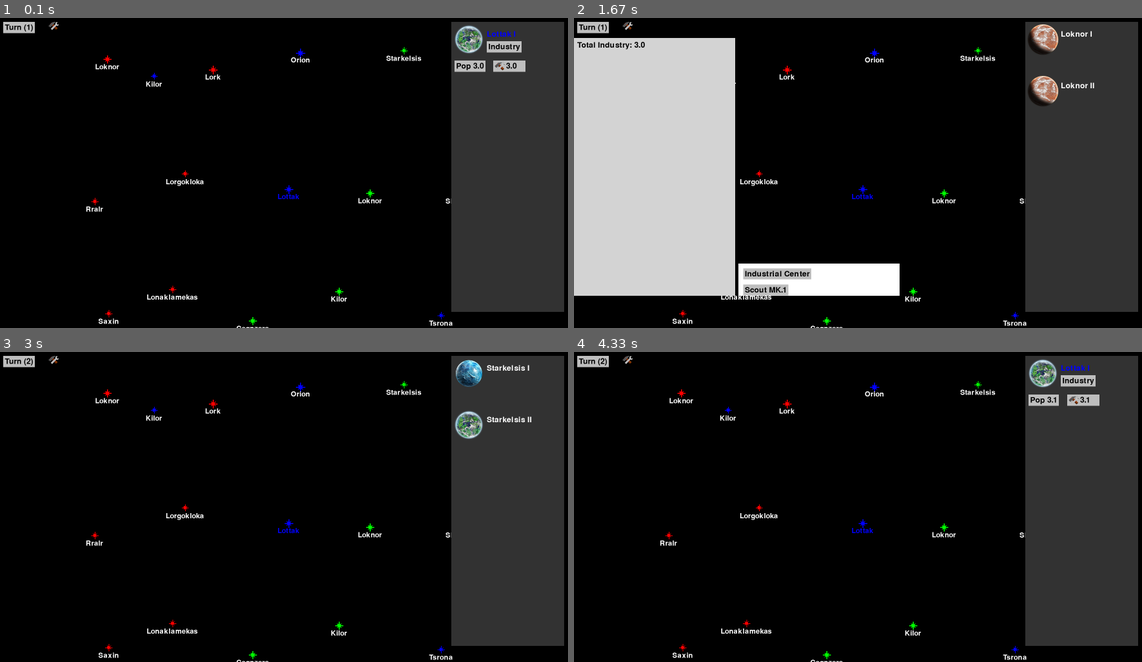
Above: before the commit, frames 1-4 (two rows, left to right).
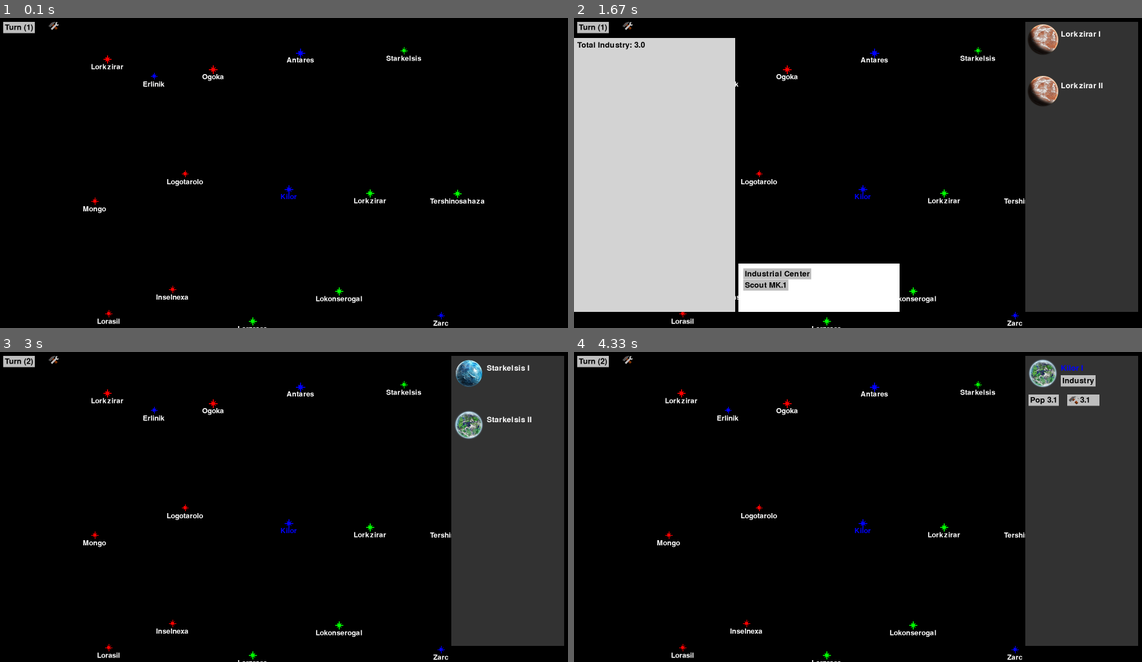
Above: after the commit, the same moments.

Repository: samwheel/KingOfTheGalaxy
Game: pygame game, started from main.py
Same seed, same stepped clock (60 frames per second), same inputs: the game is played once before the commit and once after it.
Inputs (mouse positions are in pixels of both pictures, inside the frame that each line leads up to):
- Up to frame 1 (0.1 s): no input
- Up to frame 2 (1.67 s): press the mouse at (869, 188) at 0.37 s; move the mouse to (795, 179) at 0.47 s; release the mouse at (727, 169) at 0.6 s; click (920, 238) at 0.72 s; click (931, 194) at 1.05 s; press the mouse at (625, 24) at 1.37 s; move the mouse to (698, 157) at 1.47 s; release the mouse at (767, 287) at 1.6 s
- Up to frame 3 (3 s): press the mouse at (51, 358) at 1.7 s; move the mouse to (79, 463) at 1.8 s; release the mouse at (102, 565) at 1.93 s; press the mouse at (187, 513) at 2.03 s; move the mouse to (147, 485) at 2.13 s; release the mouse at (107, 460) at 2.27 s; press the mouse at (403, 392) at 2.37 s; move the mouse to (329, 432) at 2.47 s; release the mouse at (255, 472) at 2.6 s; press the mouse at (17, 361) at 2.7 s; move the mouse to (102, 463) at 2.8 s; release the mouse at (181, 565) at 2.93 s
- Up to frame 4 (4.33 s): press the mouse at (823, 655) at 3.03 s; move the mouse to (948, 575) at 3.13 s; release the mouse at (1068, 497) at 3.27 s; press the mouse at (977, 392) at 3.37 s; move the mouse to (1005, 457) at 3.47 s; release the mouse at (1034, 525) at 3.6 s; press the mouse at (875, 395) at 3.7 s; move the mouse to (784, 445) at 3.8 s; release the mouse at (698, 494) at 3.93 s; press the mouse at (863, 528) at 4.03 s; move the mouse to (869, 572) at 4.13 s; release the mouse at (875, 615) at 4.27 s

The runs differ from the first frame. In frame 1, 19% of the frame differs, in the area x 14-100%, y 1-100%; in frame 2, 4.0%; in frame 3, 0.9%; in frame 4, 0.9%.

Commit message:
Added seperate view control class.

Diff:
--- a/main.py
+++ b/main.py
@@ -1,10 +1,8 @@
 from random import choice, randint
 import os
 
-from src.race import Race
 os.environ['PYGAME_HIDE_SUPPORT_PROMPT'] = '1'
-import warnings
-warnings.filterwarnings("ignore", category=UserWarning)
+
 import pygame
 from pygame.time import Clock
 
@@ -13,7 +11,8 @@
 from view.star import StarView
 from view.planet import PlanetView
 from view.production import ProductionView
-from view.ship import ShipView
+from view.ship_command import ShipCommandView
+from view.view_control import ViewController
 
 from src.planet import Planet, planet_types
 from src.race import *
@@ -21,6 +20,7 @@
 from src.create_races import create_races
 from src.resource_helper import resourcePath
 from src.star import Star
+from src.ship import Ship
 
 def random_star_name() -> str:
     name_list:list[str] = []
@@ -51,15 +51,18 @@
 homeplanet_index: int = randint(0, len(stars))
 stars[homeplanet_index] = Star(random_star_name(), stars[homeplanet_index].position, [player_empire.planets[0]])
 
-planet_view_group: list[Planet] = [player_empire.planets[0]]
+view_controller = ViewController()
+view_controller.planet_view_group = [player_empire.planets[0]]
+view_controller.current_view = None
+
+def toggle_production_view() -> None:
+    global view_controller
+    if view_controller.current_view == production_view:
+        view_controller.current_view = None
+    else:
+        view_controller.current_view = production_view
+
 widgets = pygame.sprite.Group()
-current_view: pygame.sprite.Sprite | None = None
-def toggle_production_view() -> None:
-    global current_view
-    if current_view == production_view:
-        current_view = None
-    else:
-        current_view = production_view
 
 production_button = button.ImageButton(pygame.Color("black"), pygame.image.load(resourcePath("images/production_icon.png")), 150, 50, action=toggle_production_view)
 turn_button = button.Button(
@@ -79,13 +82,13 @@
 while True:
     for event in pygame.event.get():
         widgets.update(event)
-        for index, planet in enumerate(planet_view_group):
+        for index, planet in enumerate(view_controller.planet_view_group):
             planet_view = PlanetView(planet)
             planet_view.move(1400, index)
             planet_view.update(event)
 
-        if current_view and show_planet_view:
-            current_view.update(event)
+        if view_controller.current_view and show_planet_view:
+            view_controller.current_view.update(event)
 
         if event.type == pygame.QUIT:
             pygame.quit()
@@ -94,45 +97,18 @@
         if event.type == pygame.MOUSEBUTTONDOWN:
             try:
                 clicked_star: Star = [s for s in stars if StarView(s).rect.collidepoint(event.pos)][0]
-                planet_view_group = []
+                view_controller.planet_view_group = []
                 for planet in clicked_star.planets:
-                    planet_view_group.append(planet)
-                show_planet_view = True
-            except IndexError:
+                    view_controller.planet_view_group.append(planet)
+                view_controller.show_planet_view = True
+            except IndexError as e:
                 if event.pos[0] > 200 and event.pos[0] < 1400:
-                    if current_view == None:
-                        show_planet_view = False
+                    if view_controller.current_view == None:
+                        view_controller.show_planet_view = False
 
     screen.fill("black")
 
-    for star in stars:
-        StarView(star).draw(screen)
-
-    for ship in player_empire.ships:
-        ShipView(ship, player_empire).draw(screen)
-
-    if show_planet_view:
-        pygame.draw.rect(screen, (50, 50, 50), pygame.rect.Rect(1400, 50, 350, 900))
-        for index, planet in enumerate(planet_view_group):
-            planet_view = PlanetView(planet)
-            planet_view.move(1400, index)
-            planet_view.draw(screen)
-            planet_view.observer_update()
-
-    if current_view:
-        current_view.draw(screen)
-        current_view.set_current_planet(None)
-        try:
-            current_view.set_current_planet(planet_view_group[0])
-        except IndexError:
-            pass
-
-        current_view.observer_update()
-
-    for widget in widgets:
-        widget.move(0, 0)
-        widget.draw(screen)
-
+    view_controller.update_views(stars, player_empire, screen, widgets)
 
     pygame.display.flip()
     clock.tick(60)
--- a/src/create_races.py
+++ b/src/create_races.py
@@ -1,24 +1,35 @@
-from src.race import Race
+from src.race import Race, Metabolism
 from src.planet import planet_types
 
 def create_races() -> list[Race]:
-    races: list[Race] = []
-    races.append(Race(
-        "Human",
-        planet_types[0],
-        influence=1.25
-    ))
-    races.append(Race(
-        "snarho",
-        prefered_planet="Inferno",
-        industry=1.25,
-        research=.75,
-        influence=1.5,
-        population=.75,
-        troops=1.25,
-        tolerance=-1,
-        stealth=-5,
-        detection_range=10,
-        pilots=1
-        ))
+    races: list[Race] = [
+        Race(
+            "Human",
+            planet_types[0],
+            influence=1.25
+        ),
+        Race(
+            "snarho",
+            prefered_planet="Inferno",
+            industry=1.25,
+            research=.75,
+            influence=1.5,
+            population=.75,
+            troops=1.25,
+            tolerance=-1,
+            stealth=-5,
+            detection_range=10,
+            pilots=1
+        ),
+        Race(
+            name = "skanonoki",
+            prefered_planet = "Tundra",
+            industry = .75,
+            research = 1.5,
+            influence = .75,
+            stability = 5,
+            tolerance = 1,
+            metabolism = Metabolism.SELF_SUSTAINING
+        )
+    ]
     return races
--- a/src/names.txt
+++ b/src/names.txt
@@ -103,3 +103,40 @@
 rkoli
 tesrin
 orlo
+onrar
+lorb
+lokkla
+erra
+orenilma
+ornasogar
+kinwor
+kinarer
+illrarital
+kilginozan
+onrakine
+loratul
+lorlon
+lorovor
+lornmitotas
+lorirz
+xiggloto
+orelac
+kinnla
+kiraro
+orgelnili
+lorinkaroror
+kiro
+erska
+lofoli
+axrorinok
+zansar
+onrlev
+ogoka
+lorasil
+lovilna
+lokonserogal
+erlinik
+ornigolako
+ottnarin
+lotrokinal
+orex
--- a/src/race.py
+++ b/src/race.py
@@ -26,12 +26,11 @@
         influence: float = 1.0,
         stockpile_distribution: float = 0.02,
         population: float = 1.0,
-        supply: int = 1,
         fuel: float = 0.0,
         troops: float = 1.0,
         shields: int = 0,
         defense: int = 0,
-        stability: float = 0.0,
+        stability: int = 0,
         tolerance: int = 0,
         stealth: int = 0,
         detection_range: int = 0,
@@ -48,12 +47,11 @@
         self.__influence: float = influence
         self.__stockpile_distribution: float = stockpile_distribution
         self.__population: float = population
-        self.__supply: int = supply
         self.__fuel: float = fuel
         self.__troops: float = troops
         self.__shields: int = shields
         self.__defense: int = defense
-        self.__stability: float = stability
+        self.__stability: int = stability
         self.__tolerance: int = tolerance
         self.__stealth: float = stealth
         self.__detection_range: int = detection_range
@@ -70,7 +68,7 @@
         return (
             f"Race('{self.name}', '{self.prefered_planet}', {self.industry}, {self.research}, "
             f"{self.influence}, {self.stockpile_distribution}, {self.population}, "
-            f"{self.supply}, {self.fuel}, {self.troops}, {self.shields}, "
+            f"{self.fuel}, {self.troops}, {self.shields}, "
             f"{self.defense}, {self.stability}, {self.tolerance}, {self.stealth}, "
             f"{self.detection_range}, {repr(self.metabolism)}, {self.xeno}, "
             f"{self.pilots}, {self.likes}, {self.dislikes})"
@@ -105,10 +103,6 @@
         return self.__population
 
     @property
-    def supply(self) -> int:
-        return self.__supply
-
-    @property
     def fuel(self) -> float:
         return self.__fuel
 
@@ -125,7 +119,7 @@
         return self.__defense
 
     @property
-    def stability(self) -> float:
+    def stability(self) -> int:
         return self.__stability
 
     @property
--- a/src/ship.py
+++ b/src/ship.py
@@ -19,6 +19,7 @@
         self.parts: list[ShipPart] = parts
         self.current_fuel: int = self.fuel
         self.location: Star | tuple[int, int] | None = location
+        self.destination: Star | tuple[int, int] | None = None
 
     def clone(self) -> 'Ship':
         return Ship(self.name, self.parts.copy(), self.location)
--- a/src/unaccepted_names.txt
+++ b/src/unaccepted_names.txt
@@ -521,3 +521,115 @@
 inrxiraner
 lonoginit
 locol
+nsonogilasakal
+nszrorazaga
+nsraror
+loqsalotina
+nsor
+rksicakanan
+ornigesokakaw
+klonacar
+waronsa
+lonr
+nslaga
+kinkepinolar
+lnrononosa
+norlasanakaka
+rkonoxanal
+ellrralara
+lononolenola
+nstazekakinap
+onatorazinina
+nshemolowo
+lokoronona
+ornlalokino
+nsran
+erysretonosak
+nstizarasekol
+kincnosozazo
+lorsalikale
+nsolekerar
+rkos
+ozlicnanaher
+kinsosikina
+nslanozovin
+lowirek
+nsokso
+orzrkanalarota
+kinsrinin
+rsanrowara
+nsinoroz
+ksor
+nsirazininel
+onmlinan
+orinnkas
+kilininenaso
+nwsininok
+kigrsik
+klorralysa
+axohnineraza
+losekdaki
+orirzlokaj
+ornrasinag
+onlozararano
+rkogi
+kklilarolar
+oreh
+gislta
+tesi
+onrzako
+orrglozelana
+orminriperahav
+malolwaha
+lmenrinalala
+orno
+esidotronolew
+lozrokinine
+losnkorirora
+orfynozoralon
+rkonerirelarah
+ilginakora
+losmlaninokas
+ilorllinoco
+illg
+nwokonagasinar
+lohono
+rhinninolalina
+onagnor
+lognanisak
+kisszanedinasa
+loslininalewac
+nmadinorile
+rgelaxinarasa
+orsdisaraxine
+gevhinawe
+kicomorurozer
+kininoril
+oreninaral
+orlrokozila
+lomakitenola
+nmanogab
+kklakinor
+lonnxakika
+innlerakor
+lohtinarola
+ormncinaninar
+orniwirege
+axnnokiloh
+relpinas
+misfs
+lozineras
+kinerlace
+telksakarin
+lohrog
+kinsninoc
+ggxi
+kinxa
+esge
+miloqenakorine
+lons
+orinkiz
+orgalokininole
+rgekinorine
+lorelrikasilal
+ornnonolinarar
--- a/view/production.py
+++ b/view/production.py
@@ -5,26 +5,23 @@
 from src.empire import Empire
 from src.planet import Planet
 from src.buildings import get_buildings_list, Building
-from src.observer import Observer
 from src.ship import Ship
 from src.star import Star
 
+from view.screens import Screen
+
 from pygame_helper.button import Button
 
-class ProductionView(pygame.sprite.Sprite, Observer):
+class ProductionView(Screen):
     def __init__(self, empire: Empire):
         super().__init__()
         self.empire: Empire = empire
-        self.image = pygame.Surface((500, 800))
+        self.image = pygame.Surface((500, 850))
         self.image.fill(pygame.Color("lightgray"))
         self.rect: pygame.Rect = self.image.get_rect(topleft=(0, 100))
         self.font = pygame.font.Font(None, 36)
-        self.current_planet: Planet | None = None
         self.building_list_buttons: list[Button] = []
         self.ship_buttons: list[Button] = []
-
-    def set_current_planet(self, planet: Planet|None) -> None:
-        self.current_planet = planet
 
     def update(self, event) -> None:
         for button in self.building_list_buttons:
@@ -52,8 +49,8 @@
             self.empire.build_handler.build(building_type(self.current_planet))
 
 
-        pygame.draw.rect(surface, pygame.Color("white"), pygame.Rect(self.rect.bottomright[0] + 10, self.rect.bottomright[1] - 100, 500, 100))
-        self.building_list_buttons: list[Button] = [Button(pygame.Color("black"), str(building(self.current_planet)), self.rect.bottomright[0] + 30, self.rect.bottomright[1] - 80 + 50 * get_buildings_list().index(building), lambda: add_to_list(building)) for building in get_buildings_list()]
+        pygame.draw.rect(surface, pygame.Color("white"), pygame.Rect(self.rect.bottomright[0] + 10, self.rect.bottomright[1] - 150, 500, 150))
+        self.building_list_buttons: list[Button] = [Button(pygame.Color("black"), str(building(self.current_planet)), self.rect.bottomright[0] + 30, self.rect.bottomright[1] - 130 + 35 * get_buildings_list().index(building), lambda: add_to_list(building)) for building in get_buildings_list()]
         for building_button in self.building_list_buttons:
             building_button.draw(surface)
 
@@ -66,6 +63,6 @@
                 self.empire.build_handler.build(new_ship)
 
         for ship in self.empire.ship_models:
-            ship_button = Button(pygame.Color("black"), str(ship), self.rect.bottomright[0] + 30, self.rect.bottomright[1] - 80 + 50 * (len(self.building_list_buttons) + self.empire.ship_models.index(ship)), lambda: create_new_ship(ship))
+            ship_button = Button(pygame.Color("black"), str(ship), self.rect.bottomright[0] + 30, self.rect.bottomright[1] - 130 + 35 * (len(self.building_list_buttons) + self.empire.ship_models.index(ship)), lambda: create_new_ship(ship))
             ship_button.draw(surface)
             self.ship_buttons.append(ship_button)
--- /dev/null
+++ b/view/screens.py
@@ -0,0 +1,17 @@
+import pygame
+
+from src.observer import Observer
+from src.planet import Planet
+
+class Screen(pygame.sprite.Sprite, Observer):
+    def __init__(self) -> None:
+        self.current_planet: Planet | None = None
+
+    def update(self, event) -> None:
+        pass
+
+    def set_current_planet(self, planet: Planet | None) -> None:
+        self.current_planet = planet
+
+    def draw(self, surface: pygame.Surface) -> None:
+        pass
--- a/view/ship.py
+++ b/view/ship.py
@@ -2,20 +2,47 @@
 
 from src.ship import Ship
 from src.empire import Empire
+from src.observer import Observer
 
-class ShipView(pygame.sprite.Sprite):
+from view.ship_command import ShipCommandView
+
+class ShipView(pygame.sprite.Sprite, Observer):
     def __init__(self, ship: Ship, empire: Empire) -> None:
         super().__init__()
         self.ship: Ship = ship
-        if ship.location is None:
-            self.position: tuple[int, int] = (0, 0)
-        elif isinstance(ship.location, tuple):
-            self.position: tuple[int, int] = ship.location
-        elif hasattr(ship.location, "position"):
-            self.position: tuple[int, int] = ship.location.position
-        else:
-            self.position: tuple[int, int] = (0, 0)
+        self.position: tuple[int, int] = (0, 0)
+        self.update_position()
         self.empire: Empire = empire
 
+    def update_position(self) -> None:
+        if self.ship.location is None:
+            self.position = (0, 0)
+        elif isinstance(self.ship.location, tuple):
+            self.position = self.ship.location
+        elif hasattr(self.ship.location, "position"):
+            self.position = self.ship.location.position
+        else:
+            self.position = (0, 0)
+
+    def observer_update(self, view_controller = None) -> None:
+        if self.ship.location != self.ship.destination and self.ship.destination is not None:
+            self.ship.location = self.ship.destination
+            self.update_position()
+
+        if self.ship.location == self.ship.destination:
+            self.ship.destination = None
+
+        if self.ship.location is None:
+            self.position = (0, 0)
+
+        surface = pygame.Surface((30, 30), pygame.SRCALPHA)
+        self.draw(surface)
+
+        if surface.get_rect().collidepoint(pygame.mouse.get_pos()):
+            if pygame.mouse.get_pressed()[0]:
+                ship_command_view = ShipCommandView(self.ship)
+                view_controller.current_view = ship_command_view
+
+
     def draw(self, surface: pygame.Surface) -> None:
-        surface.blit(pygame.font.Font(None, 45).render("^", True, pygame.Color(self.empire.color)), (self.position[0] + 15, self.position[1] - 50))
+        pygame.draw.polygon(surface, pygame.Color(self.empire.color), [(self.position[0] + 15, self.position[1] - 50), (self.position[0] + 10, self.position[1] - 40), (self.position[0] + 20, self.position[1] - 40)])
--- /dev/null
+++ b/view/ship_command.py
@@ -0,0 +1,23 @@
+import pygame
+
+from src.ship import Ship
+
+from view.screens import Screen
+
+class ShipCommandView(Screen):
+    def __init__(self, ship: Ship) -> None:
+        super().__init__()
+        self.ship: Ship = ship
+
+    def draw(self, surface: pygame.Surface) -> None:
+        font = pygame.font.Font(None, 30)
+        lines = [
+            f"Ship Command",
+            f"-------------",
+            f"Location: {self.ship.location}",
+            f"Destination: {self.ship.destination}",
+            f"Speed: {self.ship.speed}",
+        ]
+        for i, line in enumerate(lines):
+            text_surf: pygame.Surface = font.render(line, True, pygame.Color("white"))
+            surface.blit(text_surf, (10, 10 + i * 30))
--- /dev/null
+++ b/view/view_control.py
@@ -0,0 +1,46 @@
+import pygame
+
+from view.planet import PlanetView
+from view.ship import ShipView
+from view.star import StarView
+from view.screens import Screen
+
+from src.planet import Planet
+from src.star import Star
+
+class ViewController:
+    def __init__(self) -> None:
+        self.current_view: Screen | None = None
+        self.show_planet_view: bool = False
+        self.planet_view_group: list[Planet] = []
+
+    def update_views(self, stars: list[Star], player_empire, screen, widgets) -> None:
+        for star in stars:
+            StarView(star).draw(screen)
+
+        for ship in player_empire.ships:
+            ship_view = ShipView(ship, player_empire)
+            ship_view.draw(screen)
+            ship_view.observer_update(view_controller=self)
+
+        if self.show_planet_view:
+            pygame.draw.rect(screen, (50, 50, 50), pygame.rect.Rect(1400, 50, 350, 900))
+            for index, planet in enumerate(self.planet_view_group):
+                planet_view = PlanetView(planet)
+                planet_view.move(1400, index)
+                planet_view.draw(screen)
+                planet_view.observer_update()
+
+        if self.current_view:
+            self.current_view.draw(screen)
+            self.current_view.set_current_planet(None)
+            try:
+                self.current_view.set_current_planet(self.planet_view_group[0])
+            except IndexError:
+                pass
+
+            self.current_view.observer_update()
+
+        for widget in widgets:
+            widget.move(0, 0)
+            widget.draw(screen)
